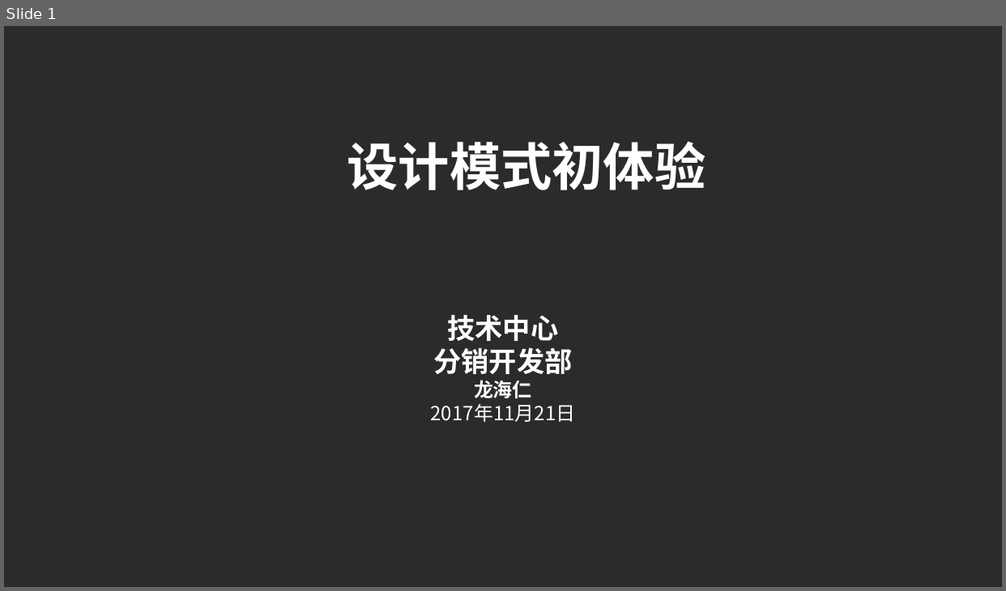
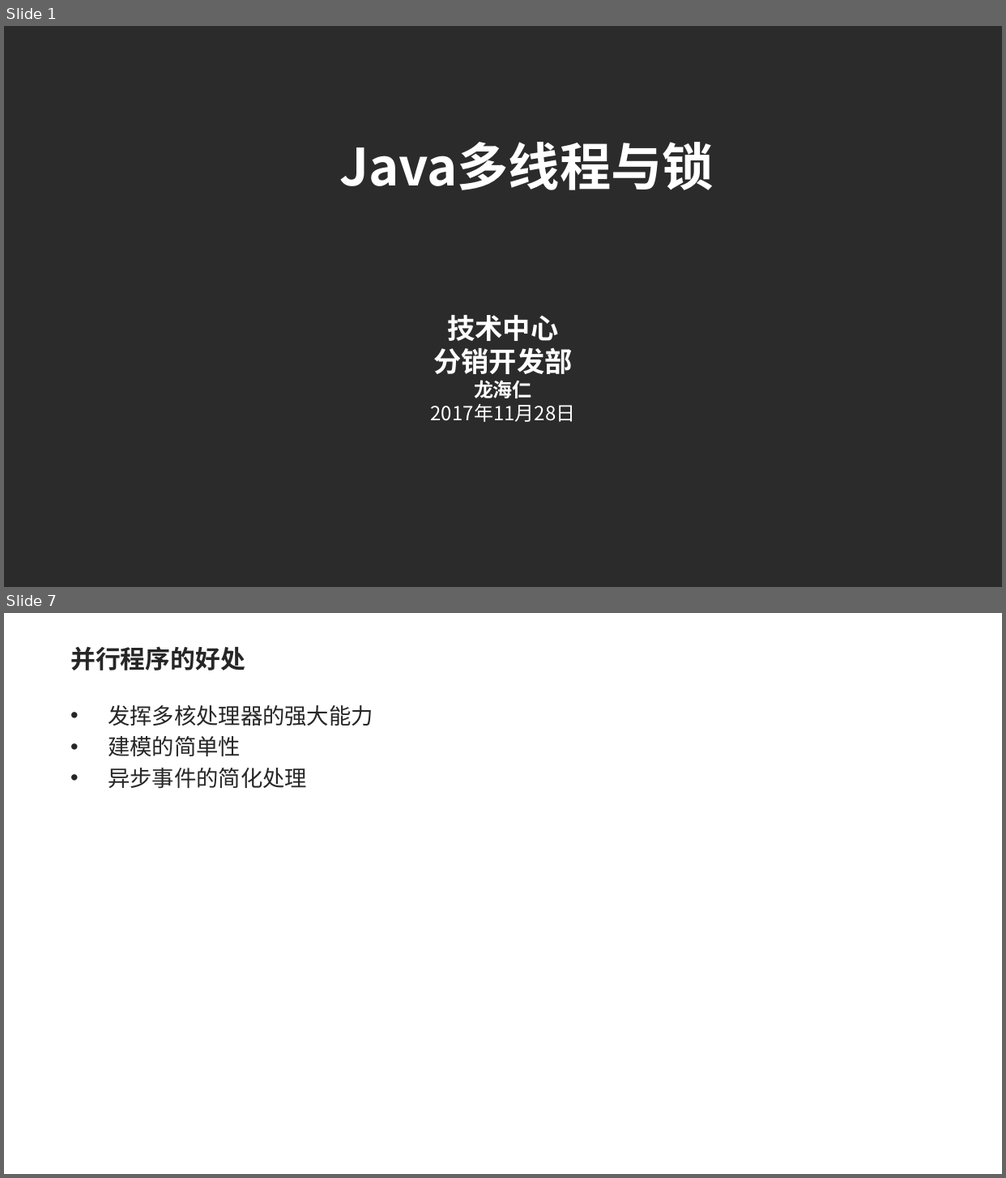
Before and after one commit to lhrimperial/study, a slide deck: study-thread/doc/Java多线程与锁.pptx. Shown one above the other, each under a label of ours: slide 1 before the commit, slides 1 and 7 after it; the slides between them are not shown. The pictures are 1006x591 and 1006x1178 pixels, drawn with LibreOffice and Linux fonts; fonts in the diff are those of the drawing; background and template pictures are left out; a plain dark background stands for a picture behind light text. Boxes give left, top, right and bottom in pixels: in the first picture for what was removed or moved away, otherwise in the second. Text is boxed around its words. In the diff, an @@ line names an element or a change of style, - is before the commit and + after.

```diff
--- a/study-thread/doc/Java多线程与锁.pptx
+++ b/study-thread/doc/Java多线程与锁.pptx
@@ slide 7 added at (4,613,1002,1174), background picture (left out) @@
@@ title added at (70,646,245,671), 18 pt, text #262626, bold @@
+并行程序的好处
@@ text added at (108,705,373,789), 16 pt, text #262626 @@
+• 发挥多核处理器的强大能力
+• 建模的简单性
+• 异步事件的简化处理
@@ slide 1 changed as well @@
@@ text at (339,142,714,190): text changed @@
-设计模式初体验
+Java多线程与锁
@@ text at (431,404,576,422): text changed @@
-2017年11月21日
+2017年11月28日
```
Also in this commit, not shown: 5 other slides changed, 22 other slides added, 28 slides removed, 46 other files.
